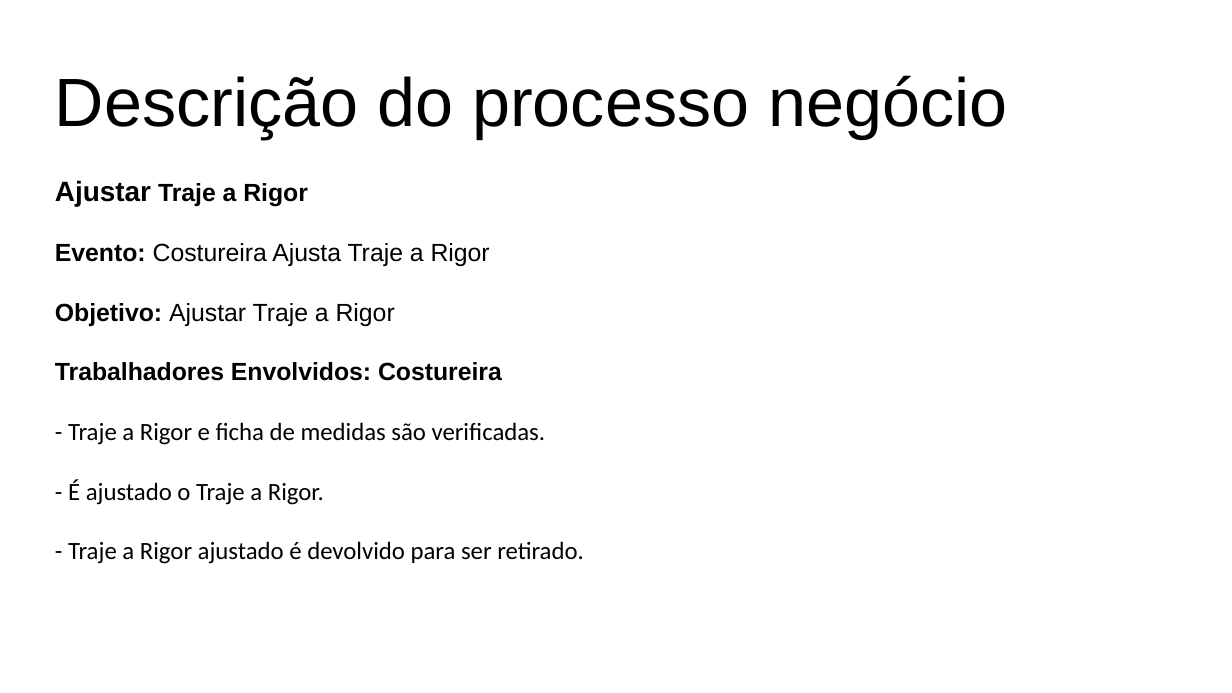
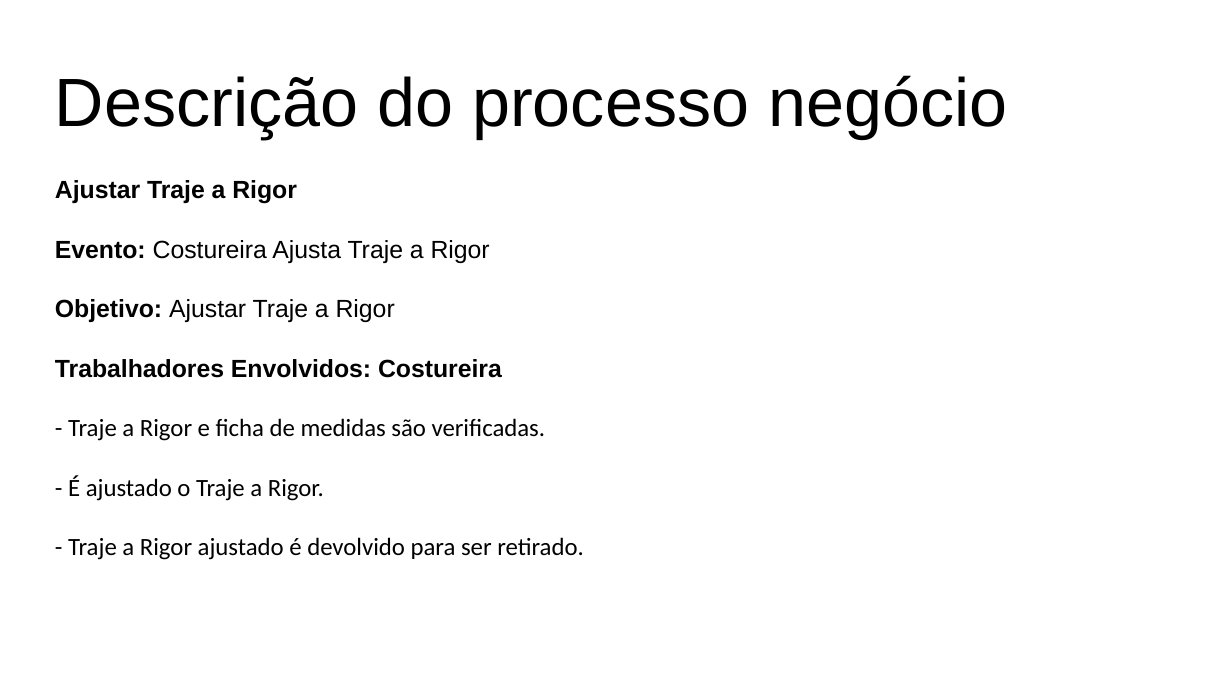
Before and after one commit to grupopenelopechavosa/OPE---Faculdade-Impacta, a slide deck: slide 3 of 18 - Descrição dos Processo de Negocio.pptx. Drawn at 1232x693 pixels with LibreOffice and Linux fonts; fonts in the diff are those of the drawing. Boxes give left, top, right and bottom in pixels: in the first picture for what was removed or moved away, otherwise in the second. Text is boxed around its words. In the diff, an @@ line names an element or a change of style, - is before the commit and + after.

```diff
--- a/18 - Descrição dos Processo de Negocio.pptx
+++ b/18 - Descrição dos Processo de Negocio.pptx
@@ text at bbox=[55, 180, 297, 204]: size 18 to 16 pt in "Ajustar" @@
```
Also in this commit, not shown: 4 other slides changed, 9 other files.
